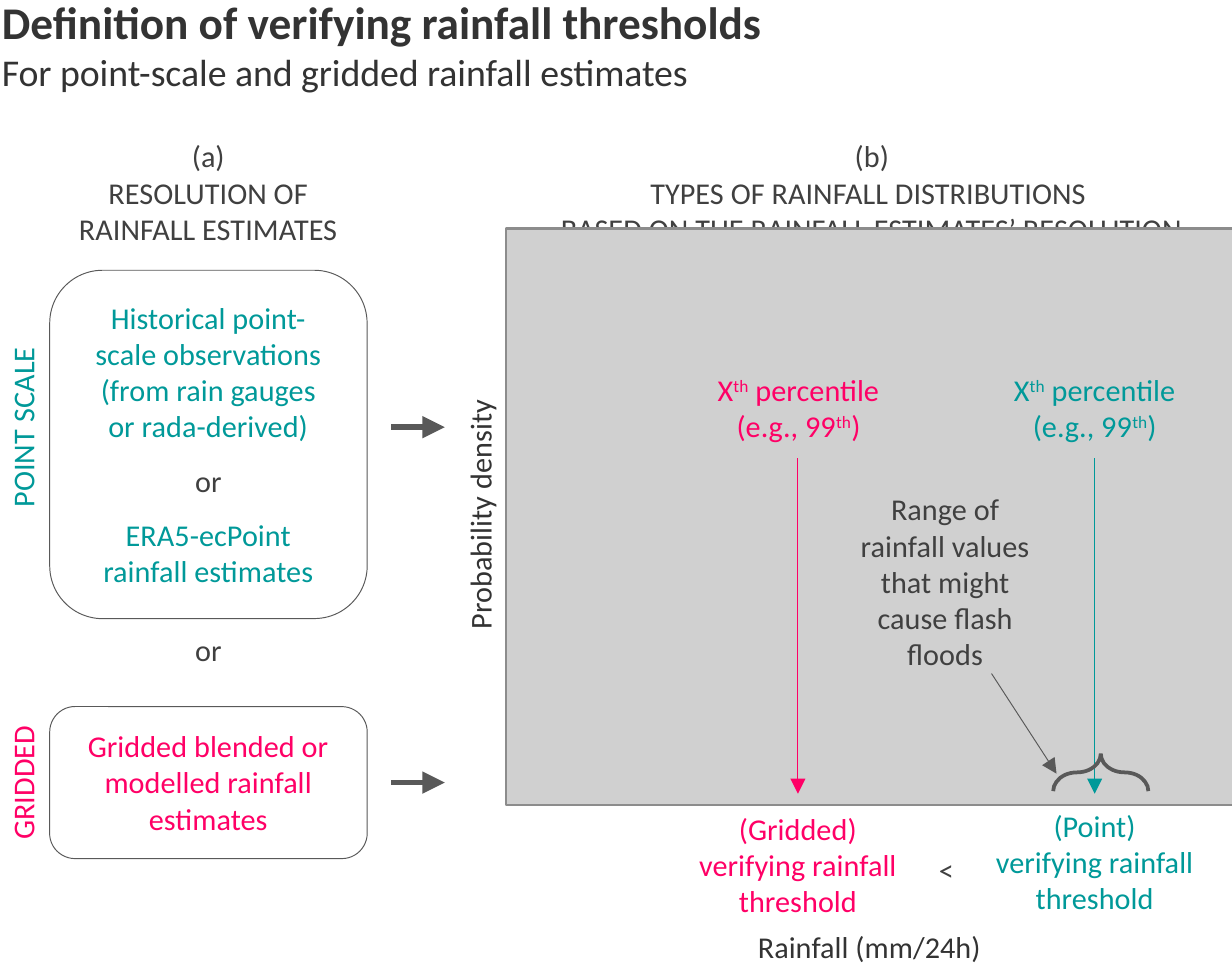
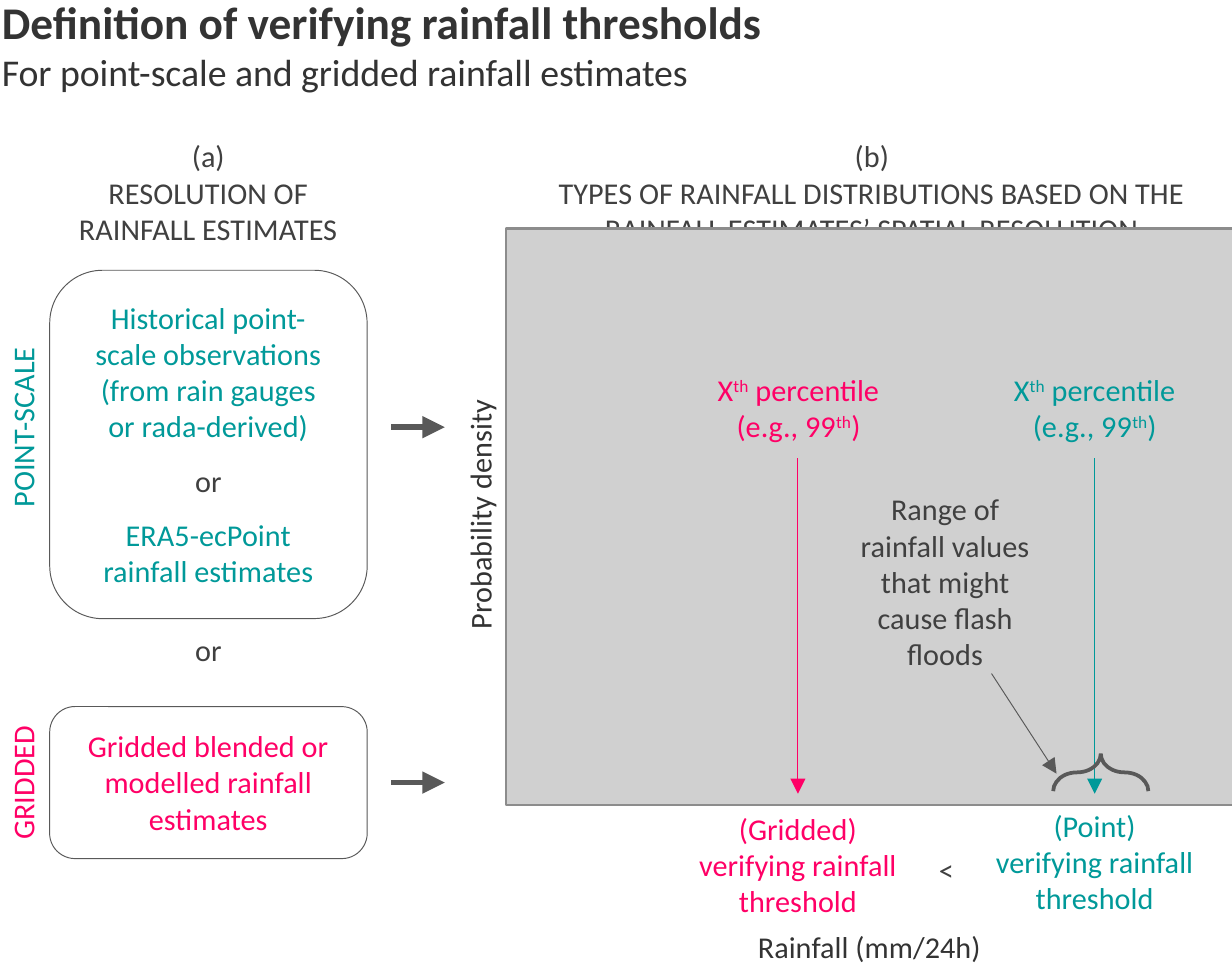
Before and after one commit to FatimaPillosu/thesis, a slide deck: slide 1 of chapter_05/figures/schematic_verifying_rainfall_thresholds.pptx. Drawn at 1232x964 pixels with LibreOffice and Linux fonts; fonts in the diff are those of the drawing; grey boxes stand for pictures. Boxes give left, top, right and bottom in pixels: in the first picture for what was removed or moved away, otherwise in the second. Text is boxed around its words. In the diff, an @@ line names an element or a change of style, - is before the commit and + after.

```diff
--- a/chapter_05/figures/schematic_verifying_rainfall_thresholds.pptx
+++ b/chapter_05/figures/schematic_verifying_rainfall_thresholds.pptx
@@ text at [559, 184, 1183, 230]: text changed @@
-TYPES OF RAINFALL DISTRIBUTIONS
-BASED ON THE RAINFALL ESTIMATES’ RESOLUTION
+TYPES OF RAINFALL DISTRIBUTIONS BASED ON THE RAINFALL ESTIMATES’ SPATIAL RESOLUTION
@@ text at [6, 363, 43, 502]: text changed @@
-POINT SCALE
+POINT-SCALE
```
Also in this commit, not shown: 1 other file.
